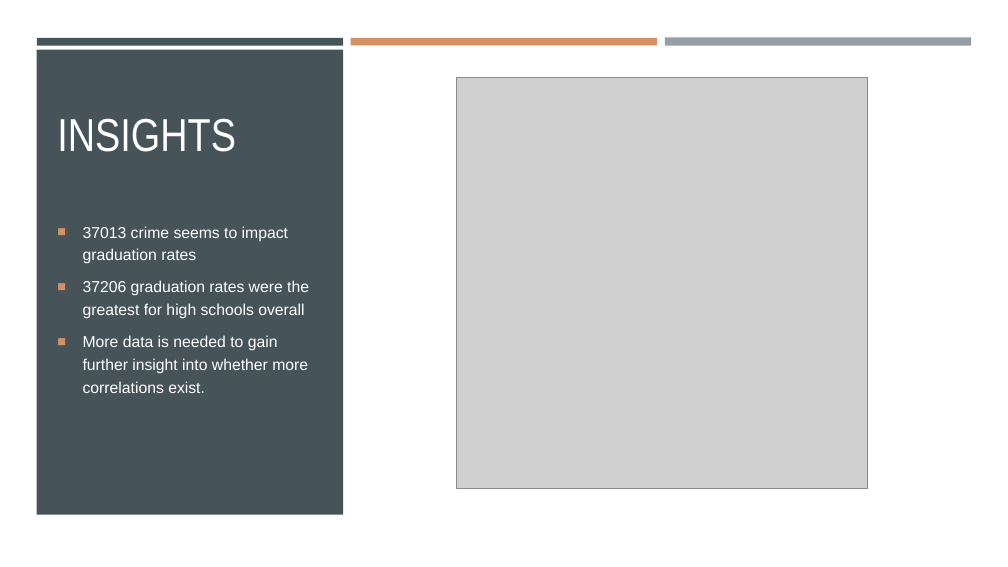
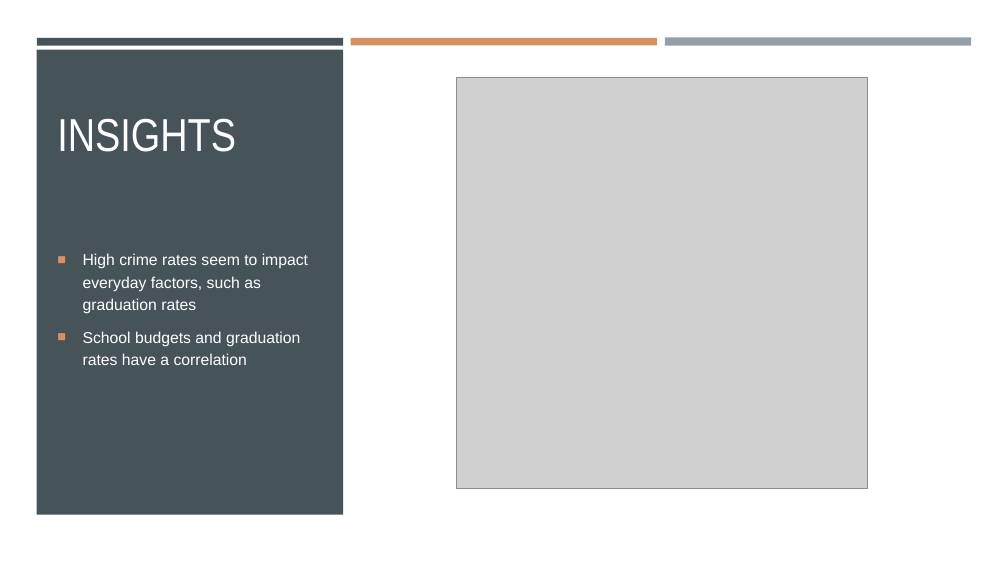
Before and after one commit to ericahen/capstone-da12, a slide deck: slide 12 of presentation/presentation_new.pptx (slide 11 before the commit). Drawn at 1008x567 pixels with LibreOffice and Linux fonts; fonts in the diff are those of the drawing; grey boxes stand for pictures. Boxes give left, top, right and bottom in pixels: in the first picture for what was removed or moved away, otherwise in the second. Text is boxed around its words. In the diff, an @@ line names an element or a change of style, - is before the commit and + after.

```diff
--- a/presentation/presentation_new.pptx
+++ b/presentation/presentation_new.pptx
@@ text at bbox=[83, 253, 308, 365]: text changed @@
-■ 37013 crime seems to impact graduation rates
-■ 37206 graduation rates were the greatest for high schools overall
-■ More data is needed to gain further insight into whether more correlations exist.
+■ High crime rates seem to impact everyday factors, such as graduation rates
+■ School budgets and graduation rates have a correlation
```
Also in this commit, not shown: 1 other slide changed, 1 slide added.
